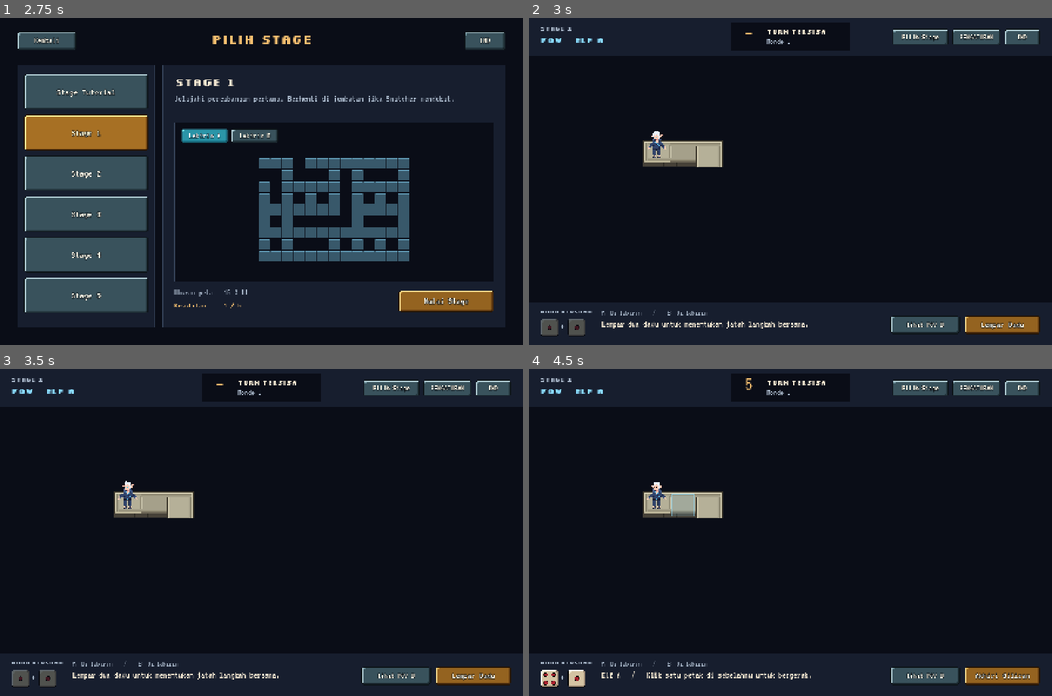
Above: before the commit, frames 1-4 (two rows, left to right).
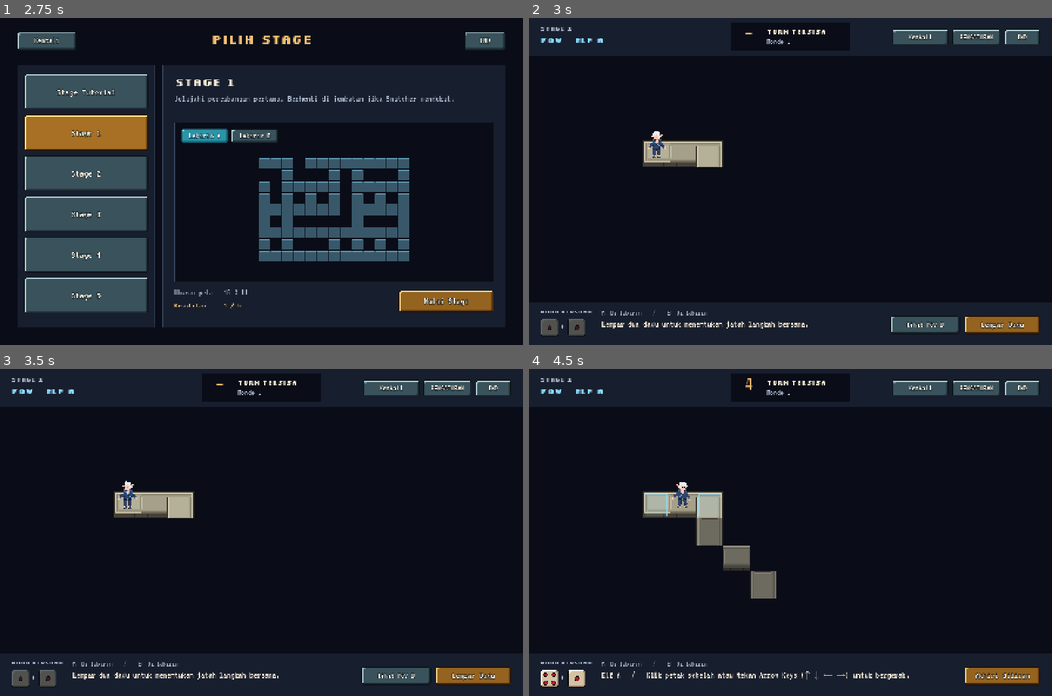
Above: after the commit, the same moments.

Repository: RISTEK-GAMEJAM/DaftarnyaSambilMakanBebek
Game: Godot game, scene res://scenes/ui/main_menu.tscn
The game is run twice, just before and just after one commit, with the same random seed, the same clock (stepped at 60 frames per second) and the same inputs. Sound files missing from this copy of the repository are replaced by a short silence.
Inputs (mouse positions are in pixels of both pictures, inside the frame that each line leads up to):
- Up to frame 1 (2.75 s): click "MULAI MAIN" at 0.5 s; click "Stage 1" at 1.25 s; click "Stage 1" at 2 s
- Up to frame 2 (3 s): click "Mulai Stage" at 2.75 s
- Up to frame 3 (3.5 s): no input
- Up to frame 4 (4.5 s): click "Lempar Dadu" at 3.5 s; tap Enter at 4.25 s; move the mouse to (905, 516) at 4.27 s; hold Right (ui_right) from 4.28 s (still down); hold Space from 4.28 s (still down); click (905, 516) at 4.42 s

Frame 1 is identical in both runs. In frame 2, less than 0.1% of the frame differs, in the area x 71-79%, y 5-8%; in frame 3, less than 0.1%; in frame 4, 2.7%, in the area x 22-82%, y 2-96%.

Commit message:
feat(gameplay): add arrow-key movement, blackout BEHIND YOU jumpscare audio, and audio credits

Diff:
--- a/scripts/game_settings.gd
+++ b/scripts/game_settings.gd
@@ -1,7 +1,11 @@
 extends Node
 
 const SETTINGS_FILE := "user://settings.cfg"
-const MUSIC_PATH := "res://assets/audio/bgm.ogg"
+const MUSIC_PATHS := [
+	"res://assets/audio/bgm.ogg",
+	"res://assets/audio/bgm.mp3",
+	"res://assets/audio/bgm.wav",
+]
 const BUS_NAMES := [&"Master", &"Music", &"SFX"]
 const SOUNDS := {
 	"roll": [320.0, 450.0, 590.0],
@@ -35,13 +39,15 @@
 	_sfx = AudioStreamPlayer.new()
 	_sfx.bus = &"SFX"
 	add_child(_sfx)
-	if ResourceLoader.exists(MUSIC_PATH):
-		var music := AudioStreamPlayer.new()
-		music.stream = load(MUSIC_PATH)
-		music.bus = &"Music"
-		add_child(music)
-		music.finished.connect(music.play)
-		music.play()
+	for mpath in MUSIC_PATHS:
+		if ResourceLoader.exists(mpath):
+			var music := AudioStreamPlayer.new()
+			music.stream = load(mpath)
+			music.bus = &"Music"
+			add_child(music)
+			music.finished.connect(music.play)
+			music.play()
+			break
 
 
 func _exit_tree() -> void:
@@ -69,10 +75,18 @@
 
 func play_sound(sound: String) -> void:
 	if not _clips.has(sound):
-		if sound == "jumpscare":
-			_clips[sound] = _make_jumpscare_clip()
-		else:
-			_clips[sound] = _make_clip(SOUNDS[sound])
+		var found := false
+		for ext in ["ogg", "mp3", "wav"]:
+			var p := "res://assets/audio/%s.%s" % [sound, ext]
+			if ResourceLoader.exists(p):
+				_clips[sound] = load(p)
+				found = true
+				break
+		if not found:
+			if sound == "jumpscare":
+				_clips[sound] = _make_jumpscare_clip()
+			else:
+				_clips[sound] = _make_clip(SOUNDS[sound])
 	_sfx.stream = _clips[sound]
 	_sfx.play()
 
--- a/scripts/lang.gd
+++ b/scripts/lang.gd
@@ -16,7 +16,7 @@
 		"credits_role_azkal": "Mekanik Gameplay, Aset",
 		"credits_role_hanif": "Aset & UI, Animasi, Mekanik Gameplay",
 		"credits_role_philo": "Mekanik Gameplay, Aset",
-		"credits_tools": "Engine & Font",
+		"credits_tools": "Engine, Font & Audio",
 		"action_back": "Kembali",
 		"action_close": "Tutup",
 		"audio_master": "Volume Utama",
@@ -39,7 +39,7 @@
 		"intro_speaker": "Elf %s",
 		"intro_next": "Lanjut",
 		"intro_0": "Jembatan runtuh saat kita mengejar cahaya lentera. Sekarang kita terpisah, tapi dadu ini masih terhubung. Kalau kita berdua sampai ke gerbang masing-masing, kita bisa bertemu lagi.",
-		"intro_1": "Lempar dua dadu sekali per ronde. Jumlahnya jadi jatah langkah kita berdua. Klik petak di sebelahmu satu per satu. Saat A mengakhiri giliran, B langsung memakai sisanya.",
+		"intro_1": "Lempar dua dadu sekali per ronde. Jumlahnya jadi jatah langkah kita berdua. Klik petak sebelah atau tekan tombol Panah (Arrow Keys) satu per satu. Saat A mengakhiri giliran, B langsung memakai sisanya.",
 		"intro_2": "Yang terlihat akan tetap terang. Rune bulan menandai Safe Spot. Snatcher tidak bisa melewati jembatannya. Kalau aku tertangkap, gabungkan empat kartu hingga tepat 24 sebelum waktu habis.",
 		"intro_3": "A bisa melihat labirinku sebelum langkah pertama. Setelah itu, kita bergantian otomatis. Jika Snatcher menyeret salah satu dari kita ke sarangnya, kita kalah. A, kamu jalan dulu.",
 		"pov_character": "POV   ELF %s",
@@ -50,7 +50,7 @@
 		"preview_pov": "Lihat POV %s",
 		"preview_hint": "Pratinjau. Kembali ke Elf %s untuk bergerak.",
 		"roll_hint": "Lempar dua dadu untuk menentukan jatah langkah bersama.",
-		"move_hint": "Elf %s   /   Klik satu petak di sebelahmu untuk bergerak.",
+		"move_hint": "Elf %s   /   Klik petak sebelah atau tekan Arrow Keys (↑ ↓ ← →) untuk bergerak.",
 		"end_turn": "Akhiri Giliran",
 		"duel_board_hint": "Snatcher menangkap Elf. Selesaikan Game 24 untuk lepas.",
 		"victory": "MENANG!",
@@ -65,7 +65,7 @@
 		# Tutorial Overlay
 		"tut_title": "CARA MAIN — TWIN-LABYRINTH",
 		"tut_c1_title": "1. DADU & GERAK KEMBAR",
-		"tut_c1_body": "• Lempar 2 dadu sekali per ronde. Jumlah dadu menjadi jatah langkah bersama.\n• Klik satu petak yang bersebelahan untuk melangkah. Setiap langkah langsung memakai satu jatah.\n• Saat A mengakhiri giliran, B memakai sisa langkah.\n• Snatcher mengejar setelah giliran B selesai.",
+		"tut_c1_body": "• Lempar 2 dadu sekali per ronde (Space). Jumlah dadu menjadi jatah langkah bersama.\n• Klik petak sebelah atau tekan Arrow Keys (↑ ↓ ← →) untuk melangkah 1 blok (tanpa Undo).\n• Saat A mengakhiri giliran, B langsung memakai sisa langkah.\n• Snatcher mengejar setelah giliran B selesai.",
 		"tut_c2_title": "2. PETAK PENTING DI LABIRIN",
 		"tut_exit_title": "Gerbang Keluar (Exit Gate)",
 		"tut_exit_desc": "Tujuan akhir! Bawa kedua Elf masuk ke sini untuk menang.",
@@ -157,7 +157,7 @@
 		"credits_role_azkal": "Gameplay Mechanics, Assets",
 		"credits_role_hanif": "Assets & UI, Animations, Gameplay Mechanics",
 		"credits_role_philo": "Gameplay Mechanics, Assets",
-		"credits_tools": "Engine & Fonts",
+		"credits_tools": "Engine, Fonts & Audio",
 		"action_back": "Back",
 		"action_close": "Close",
 		"audio_master": "Master Volume",
@@ -180,7 +180,7 @@
 		"intro_speaker": "Elf %s",
 		"intro_next": "Continue",
 		"intro_0": "The bridge collapsed while we were chasing the lantern. We’re separated, but the dice are still linked. If we both reach our gates, we can meet again.",
-		"intro_1": "Roll two dice once per round. The sum gives us both a pool of steps. Click one neighboring tile at a time. When A ends the turn, B uses whatever is left.",
+		"intro_1": "Roll two dice once per round. The sum gives us both a pool of steps. Click a neighboring tile or press Arrow Keys one step at a time. When A ends the turn, B uses whatever is left.",
 		"intro_2": "Any tile you’ve seen stays lit. Moon runes mark Safe Spots. The Snatcher can’t cross those bridges. If it catches me, combine all four cards to make exactly 24 before time runs out.",
 		"intro_3": "A can peek at my labyrinth before the first step. After that, our views switch automatically. If the Snatcher drags either of us to its lair, we lose. A, you go first.",
 		"pov_character": "POV   ELF %s",
@@ -191,7 +191,7 @@
 		"preview_pov": "View POV %s",
 		"preview_hint": "Preview. Return to Elf %s to move.",
 		"roll_hint": "Roll two dice to set the shared step budget.",
-		"move_hint": "Elf %s   /   Click one neighboring tile to move.",
+		"move_hint": "Elf %s   /   Click a neighboring tile or press Arrow Keys (↑ ↓ ← →) to move.",
 		"end_turn": "End Turn",
 		"duel_board_hint": "The Snatcher caught an Elf. Solve Game 24 to break free.",
 		"victory": "VICTORY!",
@@ -206,7 +206,7 @@
 		# Tutorial Overlay
 		"tut_title": "HOW TO PLAY — TWIN-LABYRINTH",
 		"tut_c1_title": "1. DICE & TWIN MOVEMENT",
-		"tut_c1_body": "• Roll 2 dice once per round. Their sum is the shared step budget.\n• Click one neighboring tile to take a step. Every step spends one from the pool.\n• When A ends the turn, B uses the remaining steps.\n• The Snatchers chase after B ends the turn.",
+		"tut_c1_body": "• Roll 2 dice once per round (Space). Their sum is the shared step budget.\n• Click a neighboring tile or press Arrow Keys (↑ ↓ ← →) to step 1 block (no Undo).\n• When A ends the turn, B uses the remaining steps.\n• The Snatchers chase after B ends the turn.",
 		"tut_c2_title": "2. IMPORTANT LABYRINTH TILES",
 		"tut_exit_title": "Exit Gate",
 		"tut_exit_desc": "Final goal! Guide both Elves here to win the game.",
--- a/scripts/main_menu.gd
+++ b/scripts/main_menu.gd
@@ -237,7 +237,7 @@
 	layer.z_index = 70
 	layer.mouse_filter = Control.MOUSE_FILTER_IGNORE
 	add_child(layer)
-	_credits = UI.modal(layer, Rect2(318, 130, 804, 636))
+	_credits = UI.modal(layer, Rect2(318, 116, 804, 668))
 	_credits.get_parent().hide()
 
 	var heading := UI.label(_credits, "", 32, UI.GOLD, true)
@@ -262,13 +262,13 @@
 		_credit_roles.append(role)
 
 	var engine := UI.label(_credits, "", 21, UI.MUTED)
-	UI.place(engine, Rect2(38, 456, 728, 26))
-	var engine_detail := UI.label(_credits, "Godot Engine 4.7.2, Aseprite\nSilkscreen & VT323 (Google Fonts, SIL OFL)", 24)
-	UI.place(engine_detail, Rect2(38, 484, 728, 62))
+	UI.place(engine, Rect2(38, 454, 728, 26))
+	var engine_detail := UI.label(_credits, "Godot Engine 4.7.2, Aseprite\nSilkscreen & VT323 (Google Fonts, SIL OFL)\nJumpscare SFX: Jump Scare Sound 2 — freesound_community (Pixabay)", 23)
+	UI.place(engine_detail, Rect2(38, 482, 728, 92))
 	_credit_labels = [heading, team_label, jam, contributor_label, engine]
 
 	_close_credits = UI.button(_credits, "", func() -> void: _credits.get_parent().hide(), PixelButton.Variant.GOLD, 24)
-	UI.place(_close_credits, Rect2(586, 560, 180, 48))
+	UI.place(_close_credits, Rect2(586, 592, 180, 48))
 
 
 func _localize(_code: String = "") -> void:
--- a/scripts/papan_labirin_kembar.gd
+++ b/scripts/papan_labirin_kembar.gd
@@ -176,8 +176,8 @@
 	_language_button.text = Lang.button_label()
 	_language_button.tooltip_text = Lang.t("lang_tooltip")
 	_options_button.text = Lang.t("menu_options")
-	_stage_button.text = Lang.t("select_stage")
-	_preview_button.text = Lang.t("preview_pov", [_letter(1 - _shown_lane)])
+	_stage_button.text = Lang.t("action_back")
+	_preview_button.text = Lang.t("action_back") if preview else Lang.t("preview_pov", [_letter(1 - _shown_lane)])
 	_preview_button.visible = _game.can_preview()
 	_preview_button.disabled = _busy
 	_roll_button.visible = phase == TwinLabyrinth.Phase.ROLL
@@ -211,7 +211,7 @@
 
 
 func _input_blocked() -> bool:
-	return _busy or _options.visible or _duel.visible or (is_instance_valid(_intro) and _intro.visible) or _result.get_parent().visible
+	return _busy or _options.visible or _duel.visible or (is_instance_valid(_intro) and _intro.visible) or (is_instance_valid(_jumpscare) and _jumpscare.visible) or _result.get_parent().visible
 
 
 func _unhandled_input(event: InputEvent) -> void:
@@ -221,8 +221,29 @@
 		if BOARD_AREA.has_point(event.position):
 			var position_on_board: Vector2 = get_canvas_transform().affine_inverse() * event.position
 			_step(_boards[_shown_lane].cell_at(position_on_board))
-	elif event is InputEventKey and event.pressed and not event.echo and event.keycode == KEY_SPACE:
-		_roll()
+	elif event is InputEventKey and event.pressed and not event.echo:
+		var kev := event as InputEventKey
+		var dir := Vector2i.ZERO
+		match kev.keycode:
+			KEY_SPACE:
+				get_viewport().set_input_as_handled()
+				_roll()
+				return
+			KEY_UP:
+				dir = Vector2i.UP
+			KEY_DOWN:
+				dir = Vector2i.DOWN
+			KEY_LEFT:
+				dir = Vector2i.LEFT
+			KEY_RIGHT:
+				dir = Vector2i.RIGHT
+		if dir != Vector2i.ZERO:
+			var state := _game.get_state()
+			var lane: int = state["active_lane"]
+			if int(state["phase"]) == TwinLabyrinth.Phase.MOVE and _shown_lane == lane:
+				var origin: Vector2i = state["runners"][lane]
+				get_viewport().set_input_as_handled()
+				_step(origin + dir)
 
 
 func _preview_other() -> void:
@@ -331,8 +352,9 @@
 			var duel := _game.get_duel()
 			var lane: int = duel["lane"]
 			await _show_lane(lane)
+			var fresh_capture := not is_instance_valid(_boards[lane].snatcher.get("carried_target"))
 			await _boards[lane].catch_elf()
-			if is_instance_valid(_jumpscare):
+			if fresh_capture and is_instance_valid(_jumpscare):
 				await _jumpscare.trigger()
 			_duel.open_duel(duel)
 		TwinLabyrinth.Phase.WON, TwinLabyrinth.Phase.LOST:
--- a/scripts/snatcher_jumpscare.gd
+++ b/scripts/snatcher_jumpscare.gd
@@ -2,18 +2,23 @@
 extends Control
 
 const SNATCHER_SCENE: PackedScene = preload("res://scenes/characters/snatcher.tscn")
+const FONT_TITLE: FontFile = preload("res://assets/fonts/Silkscreen-Bold.ttf")
 const SCREEN := Vector2(1440.0, 900.0)
 # Snatcher's origin is at her feet; offset downward so her face, horns & wings fill dead center!
 const CENTER_POS := Vector2(720.0, 980.0)
-const LUNGE_SCALE := Vector2(14.0, 14.0)
+const LUNGE_SCALE := Vector2(14.5, 14.5)
+
+enum Stage { IDLE, BLACKOUT, LUNGE }
 
 var _flash_bg: ColorRect
 var _vignette: TextureRect
 var _holder: Node2D
 var _snatcher: Node2D
-var _active: bool = false
+var _behind_lbl: Label
+var _behind_base_pos := Vector2(0.0, 404.0)
+var _stage: int = Stage.IDLE
 var _elapsed: float = 0.0
-var _duration: float = 0.56
+var _lunge_duration: float = 0.72
 var _rng := RandomNumberGenerator.new()
 
 
@@ -28,12 +33,13 @@
 	_flash_bg = ColorRect.new()
 	_flash_bg.position = Vector2.ZERO
 	_flash_bg.size = SCREEN
-	_flash_bg.color = Color(0.02, 0.0, 0.02, 0.96)
+	_flash_bg.color = Color(0.012, 0.008, 0.018, 1.0)
 	_flash_bg.mouse_filter = Control.MOUSE_FILTER_IGNORE
 	add_child(_flash_bg)
 
 	_holder = Node2D.new()
 	_holder.position = CENTER_POS
+	_holder.visible = false
 	_holder.texture_filter = CanvasItem.TEXTURE_FILTER_NEAREST
 	add_child(_holder)
 
@@ -42,11 +48,11 @@
 	_snatcher.position = Vector2.ZERO
 	_holder.add_child(_snatcher)
 
-	# Crimson horror edge vignette
+	# Crimson horror edge vignette (shown during lunge!)
 	var grad := Gradient.new()
 	grad.set_color(0, Color(0.0, 0.0, 0.0, 0.0))
 	grad.add_point(0.55, Color(0.18, 0.0, 0.03, 0.42))
-	grad.set_color(grad.get_point_count() - 1, Color(0.45, 0.0, 0.06, 0.92))
+	grad.set_color(grad.get_point_count() - 1, Color(0.45, 0.0, 0.06, 0.94))
 	var tex := GradientTexture2D.new()
 	tex.gradient = grad
 	tex.fill = GradientTexture2D.FILL_RADIAL
@@ -62,41 +68,91 @@
 	_vignette.expand_mode = TextureRect.EXPAND_IGNORE_SIZE
 	_vignette.stretch_mode = TextureRect.STRETCH_SCALE
 	_vignette.mouse_filter = Control.MOUSE_FILTER_IGNORE
+	_vignette.visible = false
 	add_child(_vignette)
+
+	# Creepy "BEHIND YOU..." text shown in dead silence on pitch black before the lunge!
+	_behind_lbl = Label.new()
+	_behind_lbl.text = "BEHIND YOU..."
+	_behind_lbl.position = _behind_base_pos
+	_behind_lbl.size = Vector2(SCREEN.x, 92.0)
+	_behind_lbl.horizontal_alignment = HORIZONTAL_ALIGNMENT_CENTER
+	_behind_lbl.vertical_alignment = VERTICAL_ALIGNMENT_CENTER
+	_behind_lbl.add_theme_font_override("font", FONT_TITLE)
+	_behind_lbl.add_theme_font_size_override("font_size", 54)
+	_behind_lbl.add_theme_color_override("font_color", Color(0.95, 0.24, 0.30, 1.0))
+	_behind_lbl.add_theme_color_override("font_outline_color", Color(0.14, 0.0, 0.03, 1.0))
+	_behind_lbl.add_theme_constant_override("outline_size", 8)
+	_behind_lbl.mouse_filter = Control.MOUSE_FILTER_IGNORE
+	_behind_lbl.visible = false
+	add_child(_behind_lbl)
 
 
 func trigger() -> void:
+	# PHASE 1: Instant blackout + eerie silence + trembling "BEHIND YOU..." text!
 	visible = true
 	modulate.a = 1.0
-	_active = true
+	_holder.visible = false
+	_vignette.visible = false
+	_flash_bg.color = Color(0.012, 0.008, 0.018, 1.0)
+	_behind_lbl.visible = true
+	_behind_lbl.modulate.a = 0.0
+	_behind_lbl.position = _behind_base_pos
+	_stage = Stage.BLACKOUT
 	_elapsed = 0.0
+
+	var text_in := create_tween()
+	text_in.tween_property(_behind_lbl, "modulate:a", 1.0, 0.28).set_ease(Tween.EASE_OUT)
+	await get_tree().create_timer(0.82).timeout
+
+	# Brief pitch-black beat right before the scare explodes!
+	_behind_lbl.visible = false
+	await get_tree().create_timer(0.12).timeout
+
+	# PHASE 2: BOOM! Play jumpscare.mp3 + fullscreen Snatcher lunge with violent screen shake!
+	_stage = Stage.LUNGE
+	_elapsed = 0.0
+	_holder.visible = true
+	_vignette.visible = true
 	_holder.position = CENTER_POS
-	_holder.scale = Vector2(2.2, 2.2)
+	_holder.scale = Vector2(2.4, 2.4)
 	_holder.rotation = 0.0
-	_snatcher.modulate = Color(1.35, 0.92, 0.96, 1.0)
-	_flash_bg.color = Color(0.82, 0.05, 0.14, 0.98)
+	_snatcher.modulate = Color(1.38, 0.90, 0.95, 1.0)
+	_flash_bg.color = Color(0.84, 0.04, 0.14, 0.98)
 
 	GameSettings.play_sound("jumpscare")
 
-	# Explosive lunge straight toward the camera so face, horns & wings fill the 1440x900 screen!
 	var lunge := create_tween()
-	lunge.tween_property(_holder, "scale", LUNGE_SCALE, 0.085).set_trans(Tween.TRANS_EXPO).set_ease(Tween.EASE_OUT)
-	await get_tree().create_timer(_duration).timeout
+	lunge.tween_property(_holder, "scale", LUNGE_SCALE, 0.08).set_trans(Tween.TRANS_EXPO).set_ease(Tween.EASE_OUT)
+	await get_tree().create_timer(_lunge_duration).timeout
 
-	_active = false
+	# PHASE 3: Crisp fade straight into Game 24 while the reverb tail echoes!
+	_stage = Stage.IDLE
 	var fade := create_tween()
-	fade.tween_property(self, "modulate:a", 0.0, 0.14).set_ease(Tween.EASE_IN)
+	fade.tween_property(self, "modulate:a", 0.0, 0.16).set_ease(Tween.EASE_IN)
 	await fade.finished
 	visible = false
+	_holder.visible = false
+	_vignette.visible = false
+	_behind_lbl.visible = false
 	modulate.a = 1.0
 
 
 func _process(delta: float) -> void:
-	if not _active:
+	if _stage == Stage.IDLE:
 		return
 	_elapsed += delta
-	# Violent high-frequency screen shake + rapid horror strobe
-	var intensity := lerpf(42.0, 14.0, clampf(_elapsed / _duration, 0.0, 1.0))
+
+	if _stage == Stage.BLACKOUT:
+		# Subtle eerie horizontal/vertical tremor on "BEHIND YOU..."
+		_behind_lbl.position = _behind_base_pos + Vector2(
+			_rng.randf_range(-2.5, 2.5),
+			_rng.randf_range(-2.0, 2.0)
+		)
+		return
+
+	# Violent high-frequency screen shake + rapid crimson/black horror strobe
+	var intensity := lerpf(44.0, 14.0, clampf(_elapsed / _lunge_duration, 0.0, 1.0))
 	var jitter := Vector2(
 		_rng.randf_range(-intensity, intensity),
 		_rng.randf_range(-intensity, intensity)
@@ -106,11 +162,11 @@
 
 	var frame_idx := int(floorf(_elapsed * 28.0))
 	if frame_idx % 3 == 0:
-		_flash_bg.color = Color(0.42, 0.02, 0.07, 0.98)
+		_flash_bg.color = Color(0.45, 0.02, 0.07, 0.98)
 		_snatcher.modulate = Color(1.45, 0.85, 0.90, 1.0)
 	elif frame_idx % 3 == 1:
 		_flash_bg.color = Color(0.02, 0.0, 0.03, 0.98)
-		_snatcher.modulate = Color(1.15, 0.25, 0.32, 1.0)
+		_snatcher.modulate = Color(1.18, 0.25, 0.32, 1.0)
 	else:
 		_flash_bg.color = Color(0.14, 0.0, 0.04, 0.98)
 		_snatcher.modulate = Color(1.25, 1.05, 1.10, 1.0)
Not shown, added: assets/audio/jumpscare.mp3.import
Not shown, added: assets/audio/jumpscare.mp3
